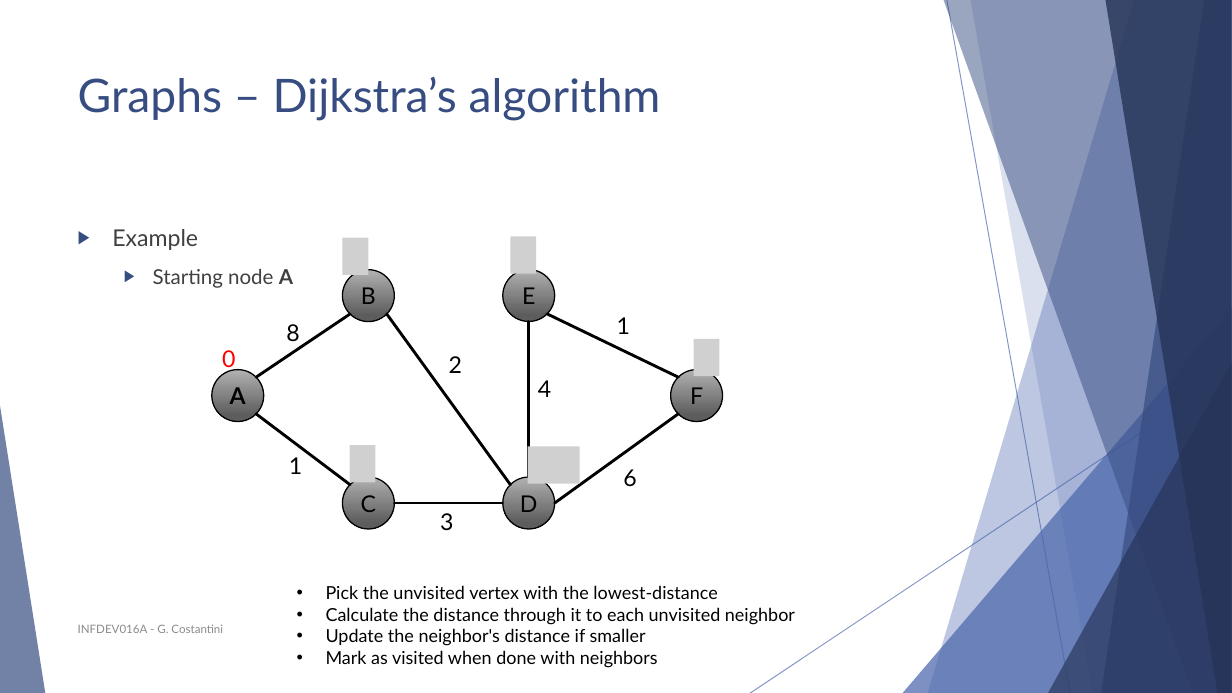
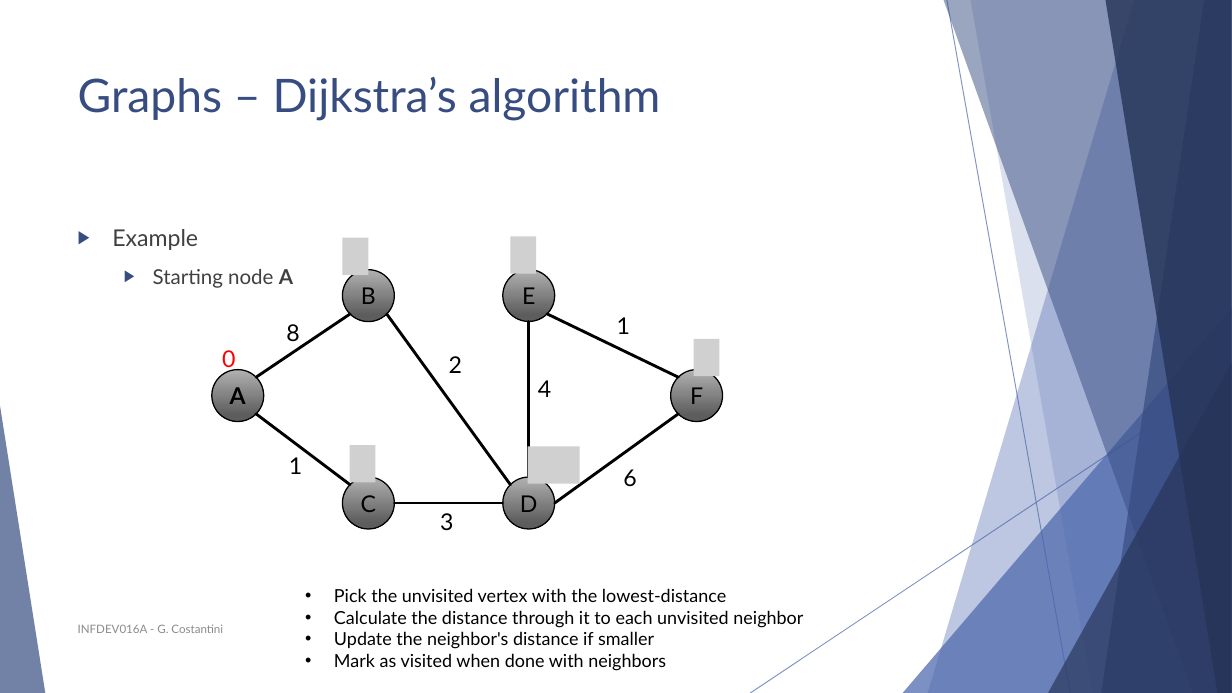
Before and after one commit to schoolinformatica/INFDEV01-6A, a slide deck: slide 43 of Slides/Week 5 - Graphs.pptx. Drawn at 1232x693 pixels with LibreOffice and Linux fonts; fonts in the diff are those of the drawing; grey boxes stand for pictures. Boxes give left, top, right and bottom in pixels: in the first picture for what was removed or moved away, otherwise in the second. Text is boxed around its words. In the diff, an @@ line names an element or a change of style, - is before the commit and + after.

Commit message:
Dijkstra

```diff
--- a/Slides/Week 5 - Graphs.pptx
+++ b/Slides/Week 5 - Graphs.pptx
@@ text "Pick the unvisited vertex with ..." moved from (x1=326, y1=585, x2=795, y2=668) to (x1=334, y1=588, x2=803, y2=671) @@
```
Also in this commit, not shown: 6 other files.
